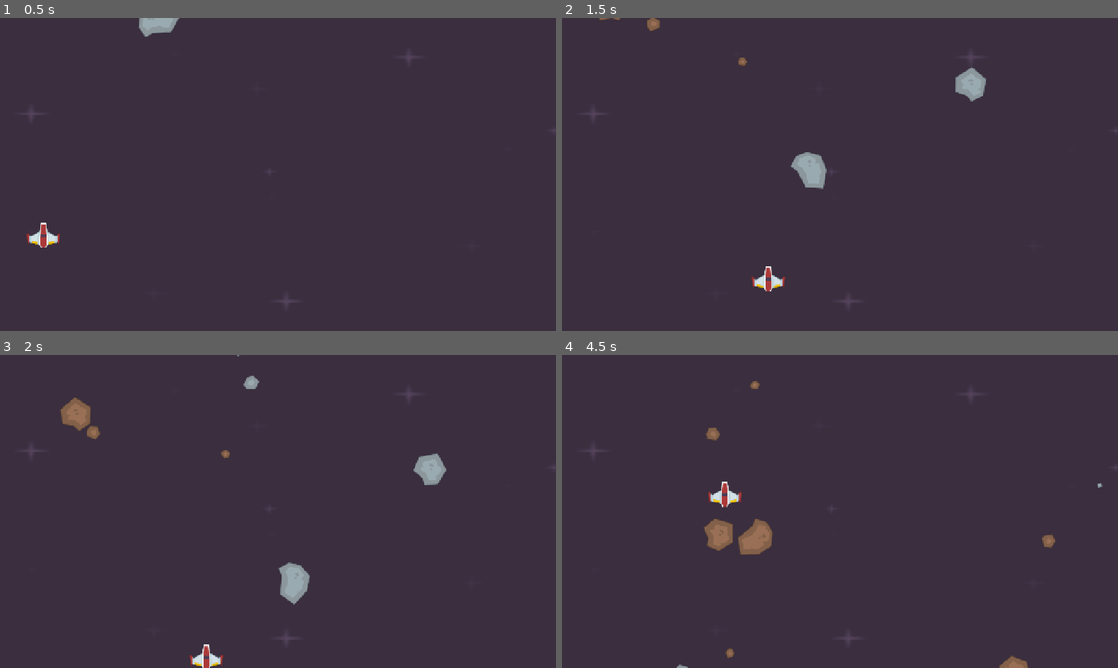
Above: before the commit, frames 1-4 (two rows, left to right).
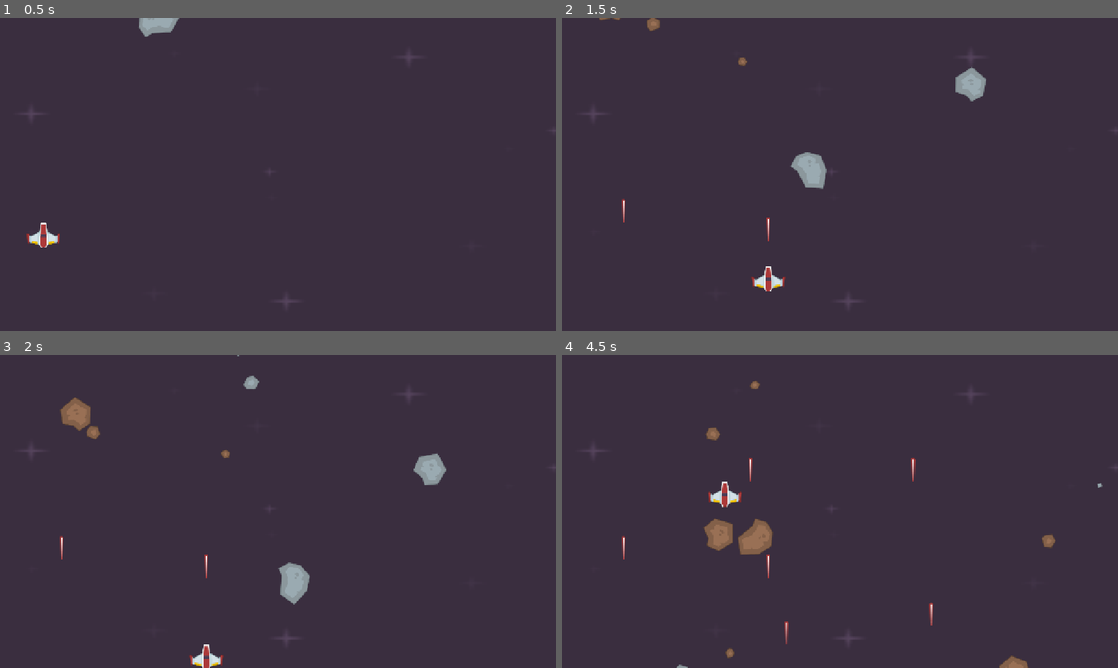
Above: after the commit, the same moments.

Repository: ORGinalBIbEK/space-shooter
Game: Godot game, scene res://scenes/level.tscn
Same seed, same stepped clock (60 frames per second), same inputs: the game is played once before the commit and once after it.
Inputs (mouse positions are in pixels of both pictures, inside the frame that each line leads up to):
- Up to frame 1 (0.5 s): no input
- Up to frame 2 (1.5 s): move the mouse to (962, 158) at 0.52 s; hold Right (right) 0.53-1.28 s; click (962, 158) at 0.6 s; move the mouse to (728, 190) at 1.27 s; hold Down (down) from 1.28 s (still down); click (728, 190) at 1.35 s
- Up to frame 3 (2 s): keep holding Down (down)
- Up to frame 4 (4.5 s): move the mouse to (895, 442) at 2.02 s; release Down (down) at 2.03 s; hold Right (right) 2.03-2.78 s; click (895, 442) at 2.1 s; move the mouse to (812, 574) at 2.77 s; hold Up (up) 2.78-3.53 s; click (812, 574) at 2.85 s; move the mouse to (1006, 558) at 3.52 s; hold Left (left) from 3.53 s (still down); click (1006, 558) at 3.6 s; move the mouse to (673, 464) at 4.27 s; click (673, 464) at 4.35 s

Frame 1 is identical in both runs. In frame 2, less than 0.1% of the frame differs, in the area x 10-38%, y 57-72%; in frame 3, less than 0.1%; in frame 4, 0.3%, in the area x 10-67%, y 32-93%.

Commit message:
space laser successfully added

Diff:
--- a/scenes/level.gd
+++ b/scenes/level.gd
@@ -15,3 +15,4 @@
 	var laser=laser_scene.instantiate()
 	$Lasers.add_child(laser)
 	laser.position=pos
+	print(pos)
--- a/scenes/player.gd
+++ b/scenes/player.gd
@@ -14,4 +14,4 @@
 
 	#shoot input
 	if Input.is_action_just_pressed("shoot"):
-		laser.emit($LaserStartPosition.position)
+		laser.emit($LaserStartPosition.global_position)
--- a/scenes/player.tscn
+++ b/scenes/player.tscn
@@ -18,5 +18,5 @@
 polygon = PackedVector2Array(-8, -36, 8, -37, 11, -14, 35, 2, 40, 0, 45, -4, 49, -6, 46, 23, 41, 21, 14, 27, 7, 37, -5, 36, -9, 37, -14, 29, -37, 24, -43, 20, -44, 24, -47, 24, -49, -6, -42, -2, -35, 1, -12, -12)
 
 [node name="LaserStartPosition" type="Marker2D" parent="." unique_id=575234642]
-position = Vector2(0, -46)
-gizmo_extents = 116.0
+position = Vector2(0, -56)
+gizmo_extents = 110.0
